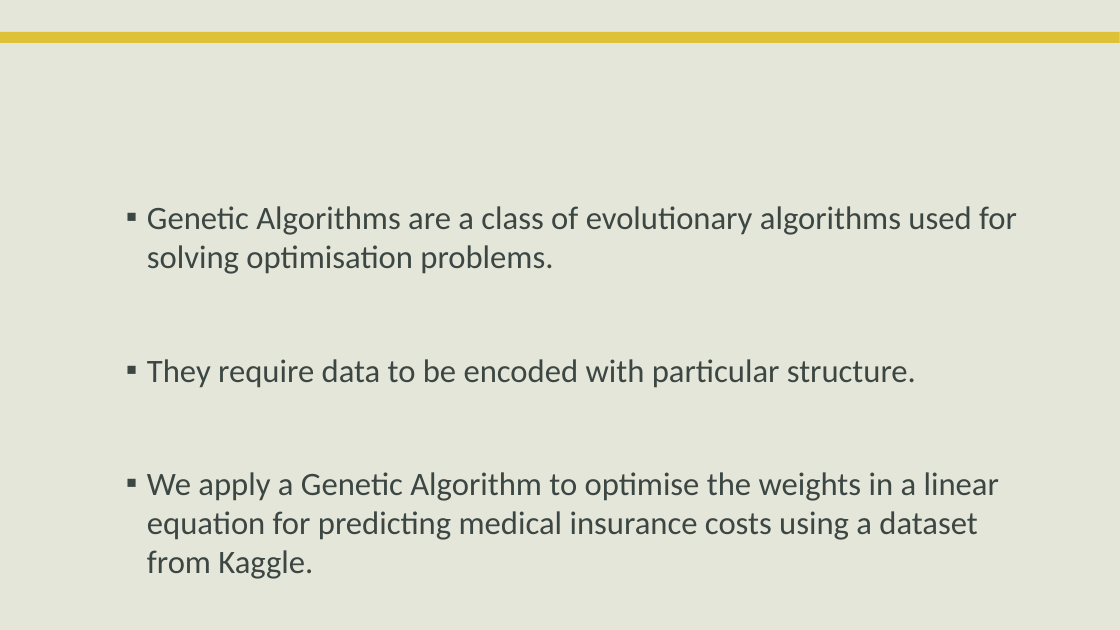
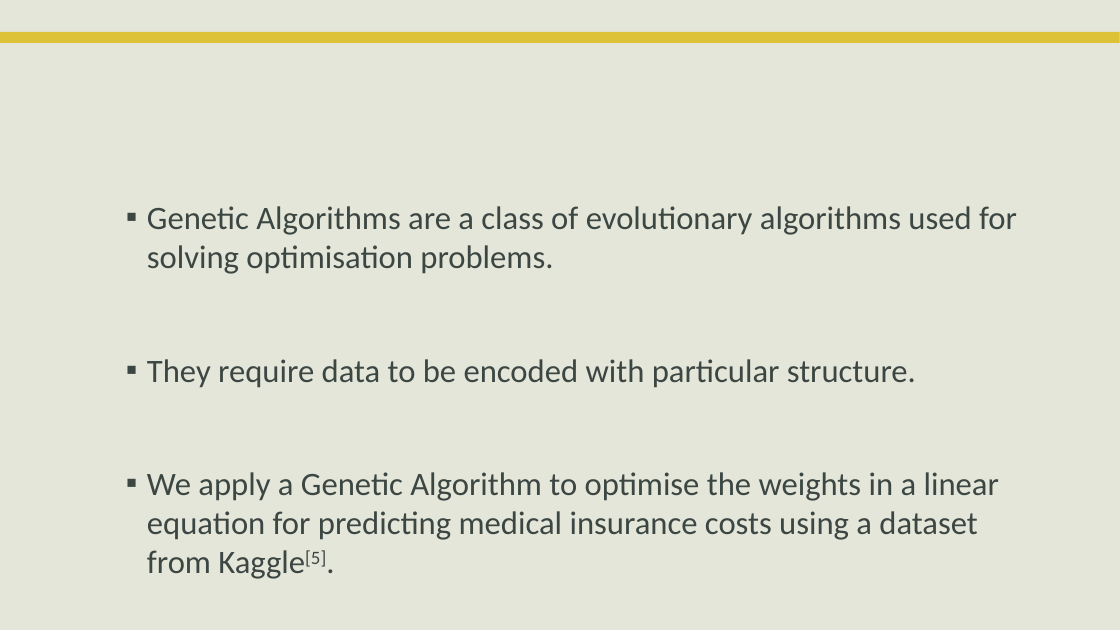
Before and after one commit to PhilipCastiglione/SIT215_PBL4, a slide deck: slide 5 of PST4 Genetic Algorithms.pptx. Drawn at 1120x630 pixels with LibreOffice and Linux fonts; fonts in the diff are those of the drawing; background and template pictures are left out. Boxes give left, top, right and bottom in pixels: in the first picture for what was removed or moved away, otherwise in the second. Text is boxed around its words. In the diff, an @@ line names an element or a change of style, - is before the commit and + after.

```diff
--- a/PST4 Genetic Algorithms.pptx
+++ b/PST4 Genetic Algorithms.pptx
@@ text at (147,472,999,579): text changed @@
-▪ We apply a Genetic Algorithm to optimise the weights in a linear equation for predicting medical insurance costs using a dataset from Kaggle.
+▪ We apply a Genetic Algorithm to optimise the weights in a linear equation for predicting medical insurance costs using a dataset from Kaggle[5].
```
Also in this commit, not shown: 1 other slide changed.
